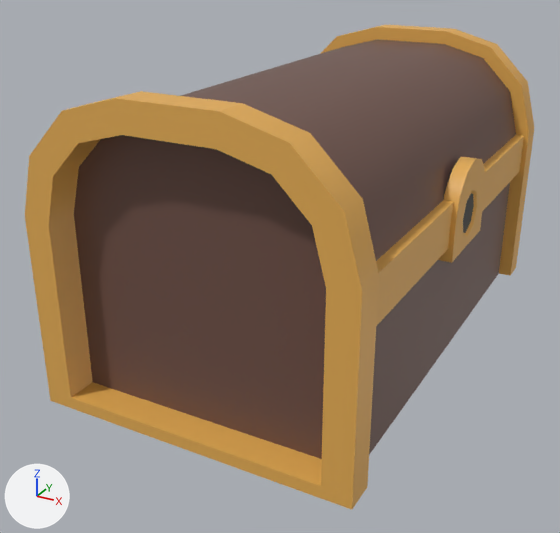
What one commit did to the FBX model res/models/Meble/Skrzynka.fbx.
Rendered twice from a camera (50 mm lens) standing at (0.0327, -0.0696, 0.0271) and looking at (-0.003, -0.0047, -0.0054). Arrows for +X, +Y and +Z are at lower left; the lights stay in place. Where no turn or scale is listed for an object, it has been applied to the vertices.

In view in the first picture: 'Skrzynka'.
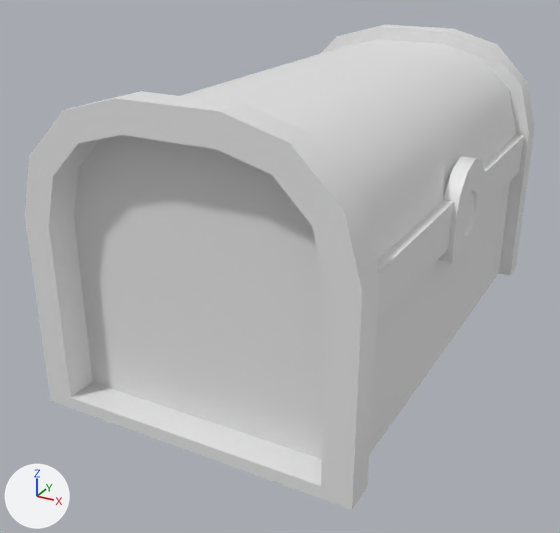
Where the change shows, as pixel boxes (x1, y1, x2, y2) in the pictures (560 x 533 px):
part 1 of me_skrzynka_001, recoloured (brown to grey)
    both: (74, 39, 516, 459)
part 2 of me_skrzynka_001, recoloured (orange to grey)
    both: (25, 25, 534, 510)
part 3 of me_skrzynka_001, recoloured (black to grey)
    both: (463, 193, 474, 233)

What changed in the scene script:
```text
Change me_skrzynka_001:
    where me_skrzynka_001.from_pydata(...)  # 216 vertices, 416 faces; spans x -0.0156..0.0151, y -0.0261..0.0261, z -0.0135..0.0157
    used by ob_skrzynka; location = (0.0, 0.0, 0.0)
    me_skrzynka_001 part 1: all 82 faces that had it switch from mat_material_020 (brown #6e5046) to no material
    me_skrzynka_001 part 2: all 326 faces that had it switch from mat_material_021 (orange #e7af55) to no material
    me_skrzynka_001 part 3: all 8 faces that had it switch from mat_material_022 (black #000000) to no material
```
